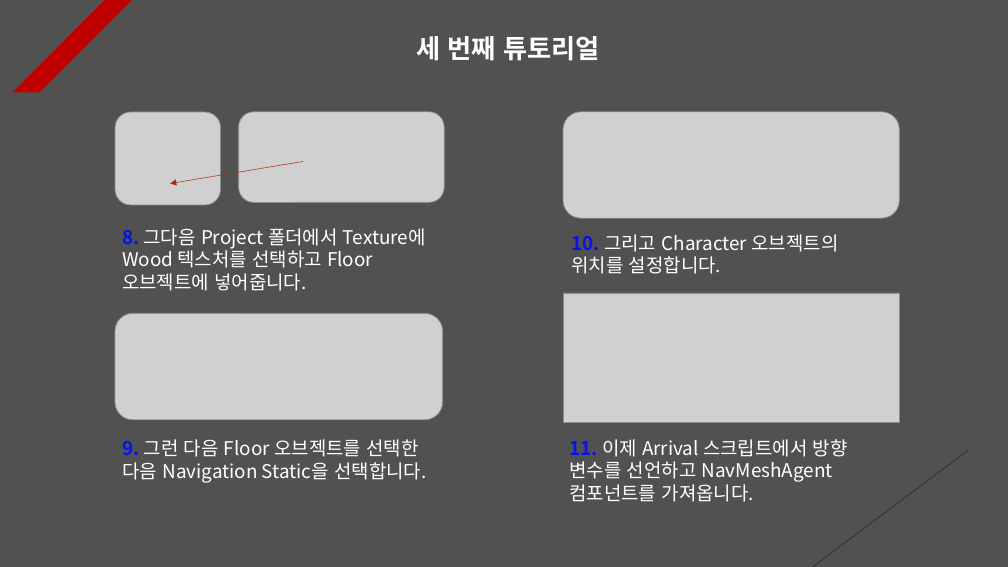
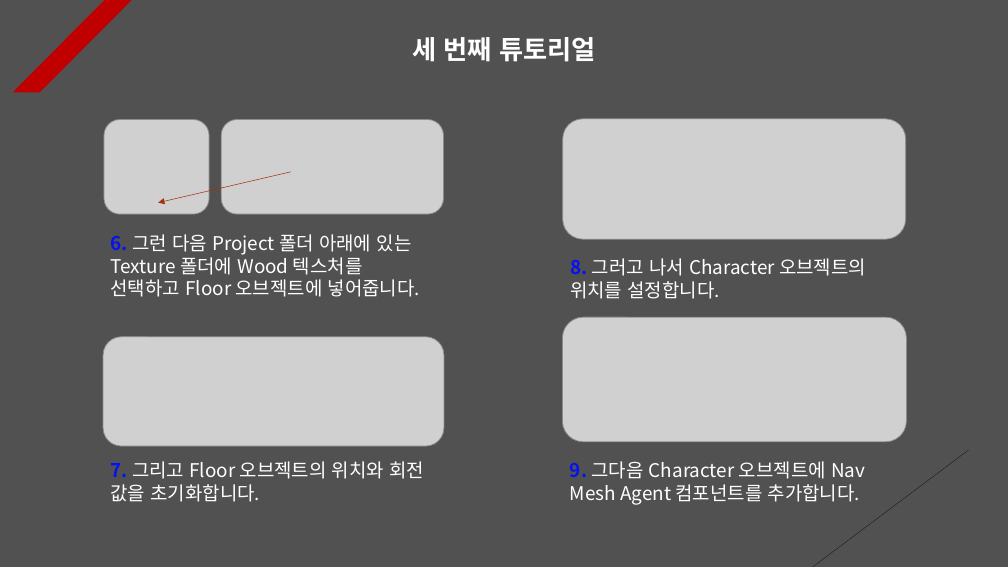
Before and after one commit to Unity2033/3D-UnityEngine, a slide deck: slide 3 of Assets/Class/NavMesh Obstacle/PPT Data/NavMesh Obstacle Example.pptx. Drawn at 1008x567 pixels with LibreOffice and Linux fonts; fonts in the diff are those of the drawing; grey boxes stand for pictures. Boxes give left, top, right and bottom in pixels: in the first picture for what was removed or moved away, otherwise in the second. Text is boxed around its words. In the diff, an @@ line names an element or a change of style, - is before the commit and + after.

```diff
--- a/Assets/Class/NavMesh Obstacle/PPT Data/NavMesh Obstacle Example.pptx
+++ b/Assets/Class/NavMesh Obstacle/PPT Data/NavMesh Obstacle Example.pptx
@@ text "세 번째 튜토리얼" at box(412, 37, 595, 62): alignment left to centre @@
@@ picture: place and size @@
-picture at box(115, 112, 221, 205)
+picture at box(104, 119, 209, 214)
@@ picture: place and size @@
-picture at box(239, 112, 445, 203)
+picture at box(222, 119, 444, 214)
@@ picture: place and size @@
-picture at box(563, 112, 900, 219)
+picture at box(563, 119, 906, 239)
@@ arrow moved from (303, 162) - (170, 184) to (291, 172) - (158, 203) @@
@@ text at box(110, 234, 420, 297): text changed @@
-8. 그다음 Project 폴더에서 Texture에 Wood 텍스처를 선택하고 Floor 오브젝트에 넣어줍니다.
+6. 그런 다음 Project 폴더 아래에 있는 Texture 폴더에 Wood 텍스처를 선택하고 Floor 오브젝트에 넣어줍니다.
@@ text at box(570, 258, 866, 299): text changed @@
-10. 그리고 Character 오브젝트의 위치를 설정합니다.
+8. 그러고 나서 Character 오브젝트의 위치를 설정합니다.
@@ picture: place and size @@
-picture at box(563, 293, 900, 423)
+picture at box(563, 318, 907, 442)
@@ picture: place and size @@
-picture at box(115, 314, 442, 420)
+picture at box(103, 337, 444, 446)
@@ text at box(111, 461, 424, 502): text changed @@
-9. 그런 다음 Floor 오브젝트를 선택한 다음 Navigation Static을 선택합니다.
+7. 그리고 Floor 오브젝트의 위치와 회전 값을 초기화합니다.
@@ text at box(570, 461, 865, 505): text changed @@
-11. 이제 Arrival 스크립트에서 방향 변수를 선언하고 NavMeshAgent 컴포넌트를 가져옵니다.
+9. 그다음 Character 오브젝트에 Nav Mesh Agent 컴포넌트를 추가합니다.
```
Also in this commit, not shown: 11 other slides changed, 1 slide added, 30 other files.
